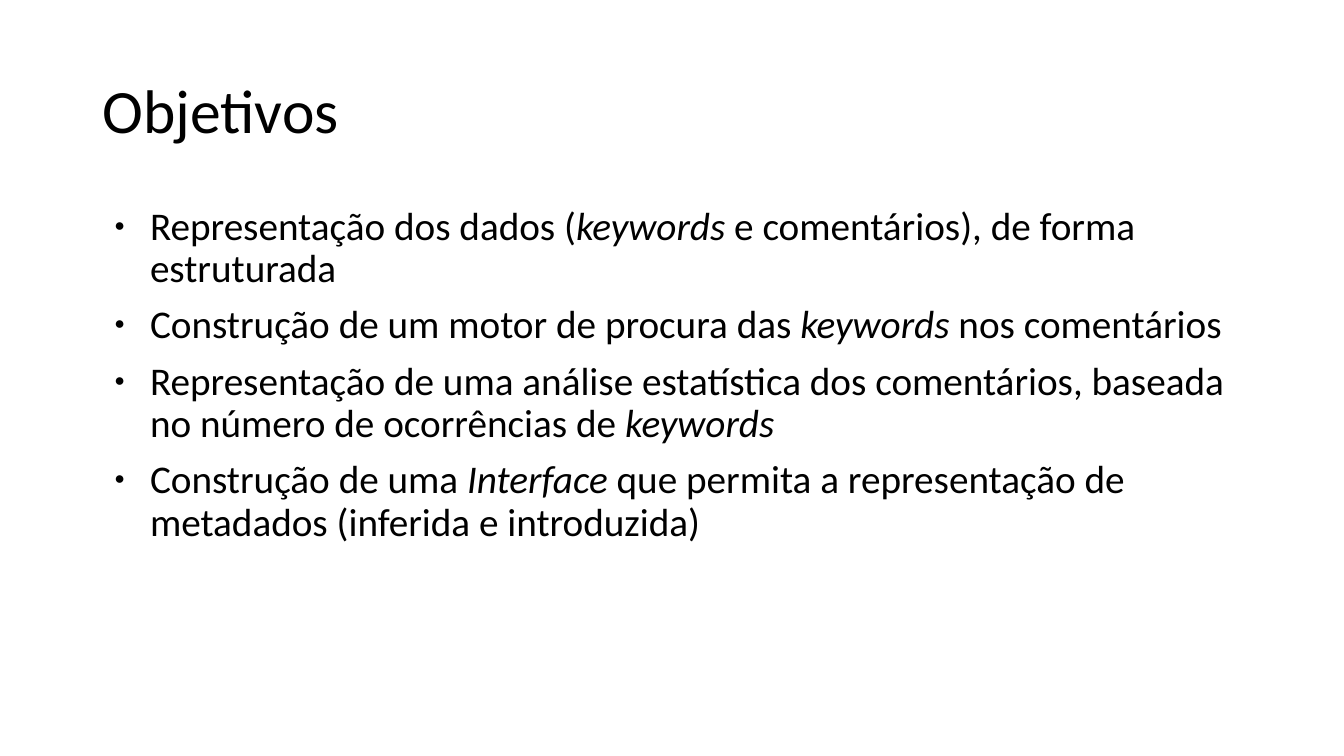
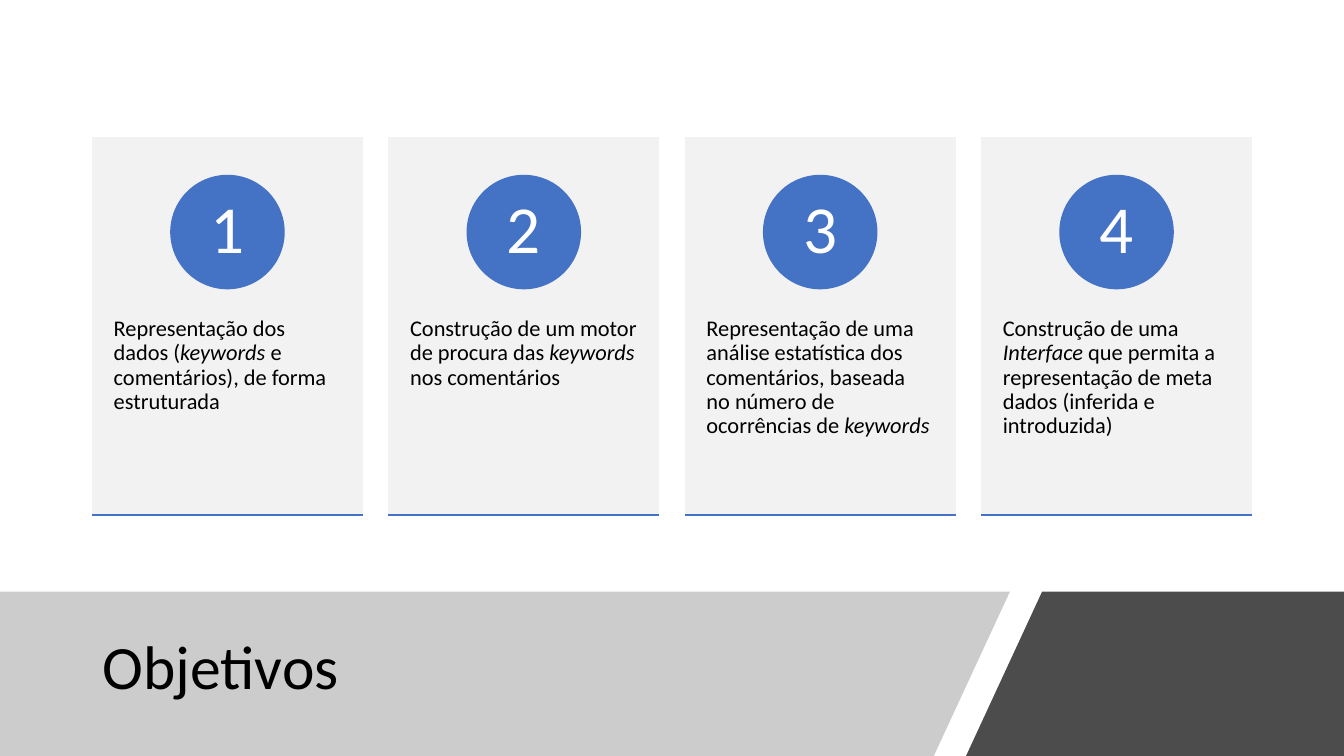
Before and after one commit to BrunoCarvalho017/LEI, a slide deck: slide 5 of Apresentacao/apr1.pptx. Drawn at 1344x756 pixels with LibreOffice and Linux fonts; fonts in the diff are those of the drawing. Boxes give left, top, right and bottom in pixels: in the first picture for what was removed or moved away, otherwise in the second. Text is boxed around its words. In the diff, an @@ line names an element or a change of style, - is before the commit and + after.

```diff
--- a/Apresentacao/apr1.pptx
+++ b/Apresentacao/apr1.pptx
@@ text removed at bbox=[150, 211, 1224, 542] @@
-● Representação dos dados (keywords e comentários), de forma estruturada
-● Construção de um motor de procura das keywords nos comentários
-● Representação de uma análise estatística dos comentários, baseada no número de ocorrências de keywords
-● Construção de uma Interface que permita a representação de metadados (inferida e introduzida)
@@ group added at bbox=[93, 138, 1251, 515]: 8 rectangles, 8 texts, 4 ellipses @@
+Representação dos dados (keywords e comentários), de forma estruturada
+1
+Construção de um motor de procura das keywords nos comentários
+2
+Representação de uma análise estatística dos comentários, baseada no número de ocorrências de keywords
+3
+Construção de uma Interface que permita a representação de meta dados (inferida e introduzida)
+4
@@ freeform shape added at bbox=[0, 592, 1010, 756], fill #808080 at 40% opacity @@
@@ freeform shape added at bbox=[966, 592, 1344, 756], fill #000000 at 70% opacity @@
@@ title "Objetivos": place and size @@
-title "Objetivos" at bbox=[102, 90, 338, 144]
+title "Objetivos" at bbox=[102, 646, 338, 700]
```
Also in this commit, not shown: 7 other slides changed, 5 slides added, 3 slides removed, 6 other files.
